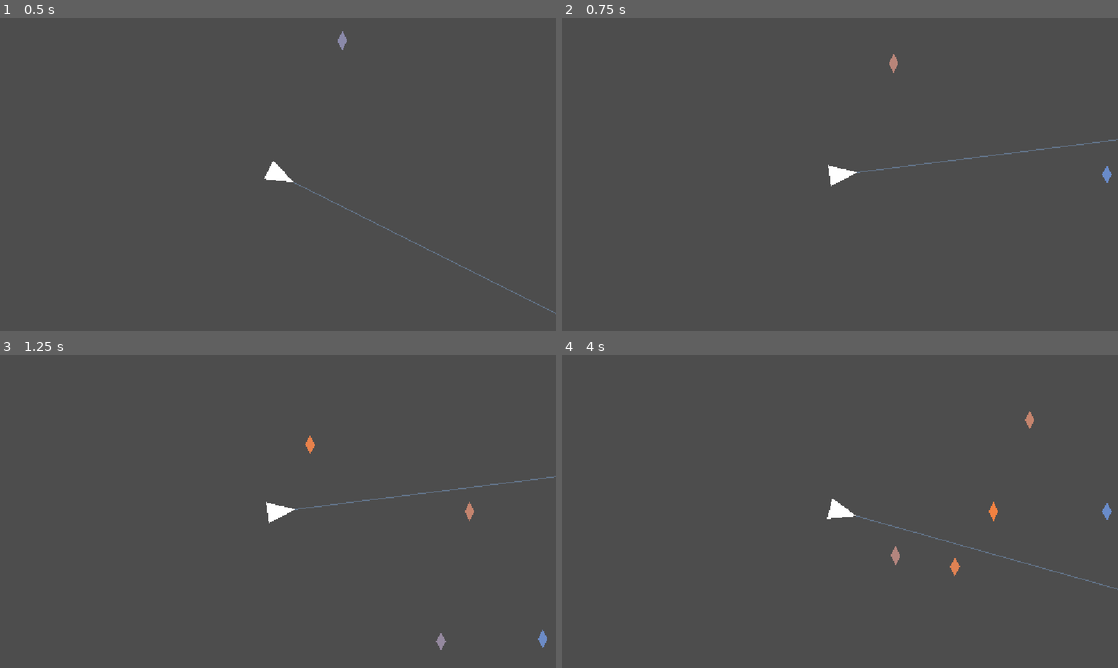
Above: before the commit, frames 1-4 (two rows, left to right).
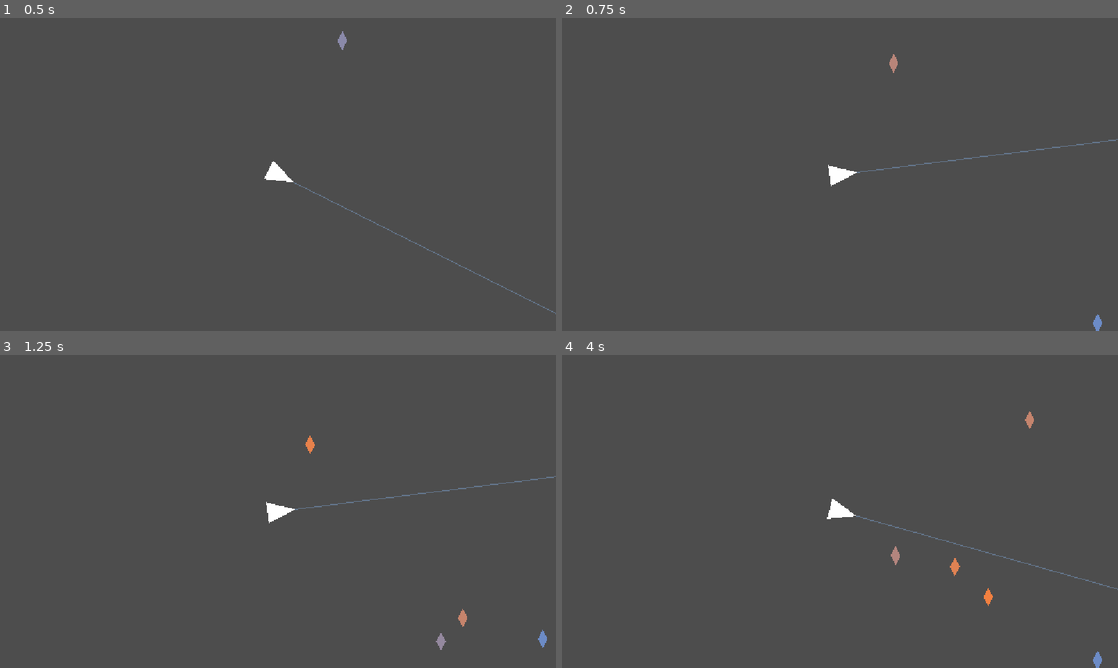
Above: after the commit, the same moments.

Repository: dreik123/MusicBullet
Game: Godot game, scene res://main.tscn
Two runs of this game, one before a commit and one after it. Both use one fixed random seed, a clock stepped at 60 frames per second and the inputs below.
Inputs (mouse positions are in pixels of both pictures, inside the frame that each line leads up to):
- Up to frame 1 (0.5 s): no input
- Up to frame 2 (0.75 s): move the mouse to (962, 158) at 0.52 s; press the mouse at (962, 158) at 0.53 s
- Up to frame 3 (1.25 s): no input
- Up to frame 4 (4 s): move the mouse to (728, 527) at 1.27 s; release the mouse at (728, 527) at 1.28 s; click (728, 527) at 1.35 s; move the mouse to (895, 442) at 2.02 s; press the mouse at (895, 442) at 2.03 s; move the mouse to (812, 574) at 2.77 s; release the mouse at (812, 574) at 2.78 s; click (812, 574) at 2.85 s; move the mouse to (1006, 558) at 3.52 s; press the mouse at (1006, 558) at 3.53 s

Frame 1 is identical in both runs. In frame 2, 0.1% of the frame differs, in the area x 95-99%, y 47-100%; in frame 3, 0.1%; in frame 4, 0.2%, in the area x 75-99%, y 46-100%.

Commit message:
gameplay tests part 7: minimal notes distance

Diff:
--- a/main.gd
+++ b/main.gd
@@ -140,6 +140,34 @@
 		if p < lowest_pitch:
 			lowest_pitch = p
 	var spawn_angle = _get_spawn_angle_for_pitch(lowest_pitch)
+# Ensure minimum angular separation from existing active notes
+	var active_notes = get_tree().get_nodes_in_group("notes")
+	var attempts = 0
+	var max_attempts = 5
+	var angle_diff_threshold = 25.0
+
+	while attempts < max_attempts:
+		var is_too_close = false
+		for active_note in active_notes:
+			if not active_note.is_queued_for_deletion():
+				var active_angle = active_note.global_position.angle_to(player_position)
+				var angle_diff = abs(spawn_angle - active_angle)
+				if angle_diff < angle_diff_threshold:
+					is_too_close = true
+					break
+
+		if not is_too_close:
+			break
+
+		# Adjust spawn_angle by +30 degrees and wrap around if needed
+		spawn_angle += 30
+		if spawn_angle >= 360:
+			spawn_angle -= 360
+		attempts += 1
+
+	# If still too close after max attempts, use the last computed angle
+	if attempts == max_attempts:
+		print("Warning: Could not find a suitable spawn angle after", max_attempts, "attempts.")
 
 	var outward_direction = Vector2.from_angle(deg_to_rad(spawn_angle))
 	var far_outside_point = player_position + outward_direction * 5000.0
